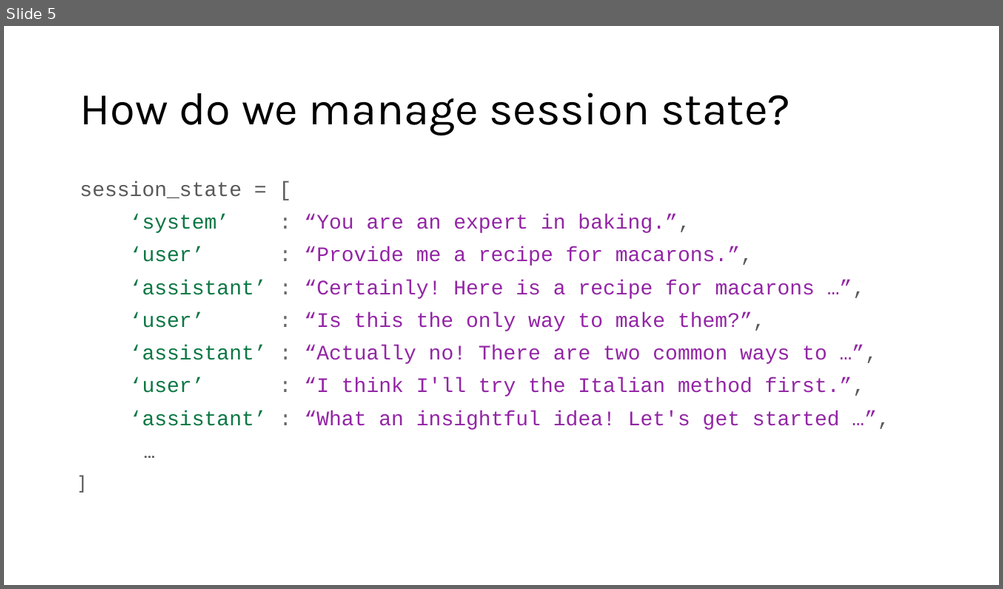
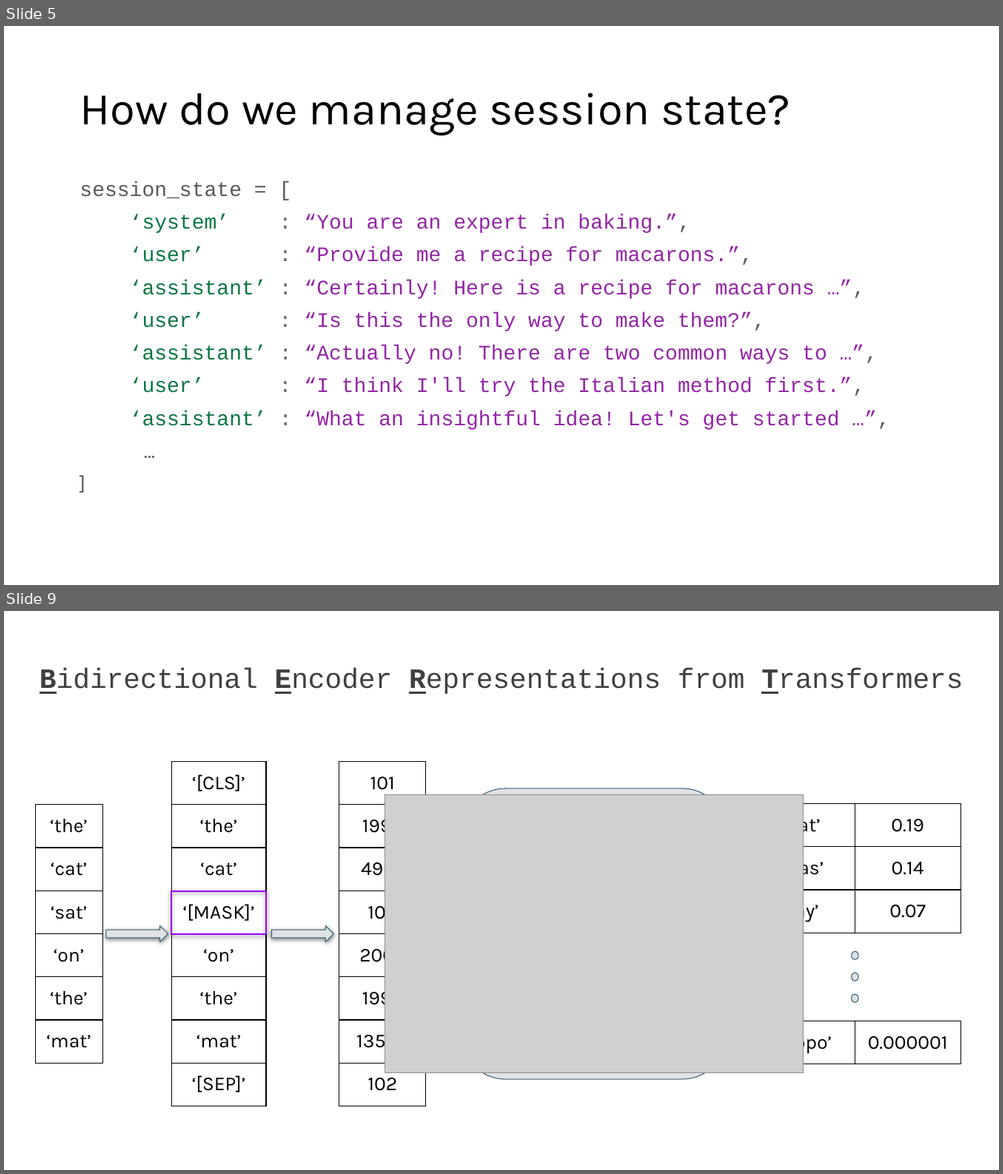
Before and after one commit to acceleratescience/large-language-models, a slide deck: slides/flsg/8-orchestration-flsg.pptx. Shown one above the other, each under a label of ours: slide 5 before the commit, slides 5 and 9 after it; the slides between them are not shown. The pictures are 1003x589 and 1003x1174 pixels, drawn with LibreOffice and Linux fonts; fonts in the diff are those of the drawing; grey boxes stand for pictures. Boxes give left, top, right and bottom in pixels: in the first picture for what was removed or moved away, otherwise in the second. Text is boxed around its words. In the diff, an @@ line names an element or a change of style, - is before the commit and + after.

```diff
--- a/slides/flsg/8-orchestration-flsg.pptx
+++ b/slides/flsg/8-orchestration-flsg.pptx
@@ slide 9 added at box(4, 611, 999, 1170), background #FFFFFF @@
@@ text added at box(40, 668, 962, 694), 27 pt, text #3F3F3F @@
+Bidirectional Encoder Representations from Transformers
@@ table added at box(172, 762, 267, 1111), 8 rows, 1 columns @@
+‘[CLS]’
+‘the’
+‘cat’
+‘[MASK]’
+‘on’
+‘the’
+‘mat’
+‘[SEP]’
@@ table added at box(339, 762, 426, 1111), 8 rows, 1 columns @@
+101
+1996
+4937
+103
+2006
+1996
+13523
+102
@@ table added at box(35, 805, 102, 1066), 6 rows, 1 columns @@
+‘the’
+‘cat’
+‘sat’
+‘on’
+‘the’
+‘mat’
@@ picture added at box(384, 795, 802, 1073) @@
@@ rounded rectangle added at box(461, 789, 727, 1079), fill #DFE3E5, outline #335B74 0.75 pt @@
@@ table added at box(749, 803, 962, 934), 3 rows, 2 columns @@
+‘sat’ | 0.19
+‘was’ | 0.14
+‘lay’ | 0.07
@@ rectangle added at box(172, 891, 267, 935), outline #9900FF 1.5 pt @@
@@ right arrow added at box(106, 925, 168, 943), fill #DFE3E5, outline #335B74 0.75 pt @@
@@ right arrow added at box(272, 925, 334, 943), fill #DFE3E5, outline #335B74 0.75 pt @@
@@ right arrow added at box(437, 925, 512, 943), fill #DFE3E5, outline #335B74 0.75 pt @@
@@ right arrow added at box(674, 925, 741, 943), fill #DFE3E5, outline #335B74 0.75 pt @@
@@ ellipse added at box(851, 952, 858, 960), fill #DFE3E5, outline #335B74 0.75 pt @@
@@ ellipse added at box(851, 973, 858, 981), fill #DFE3E5, outline #335B74 0.75 pt @@
@@ ellipse added at box(851, 994, 858, 1002), fill #DFE3E5, outline #335B74 0.75 pt @@
@@ table added at box(749, 1022, 962, 1065), 1 rows, 2 columns @@
+‘hippo’ | 0.000001
```
Also in this commit, not shown: 8 other slides added, 1 other file.
